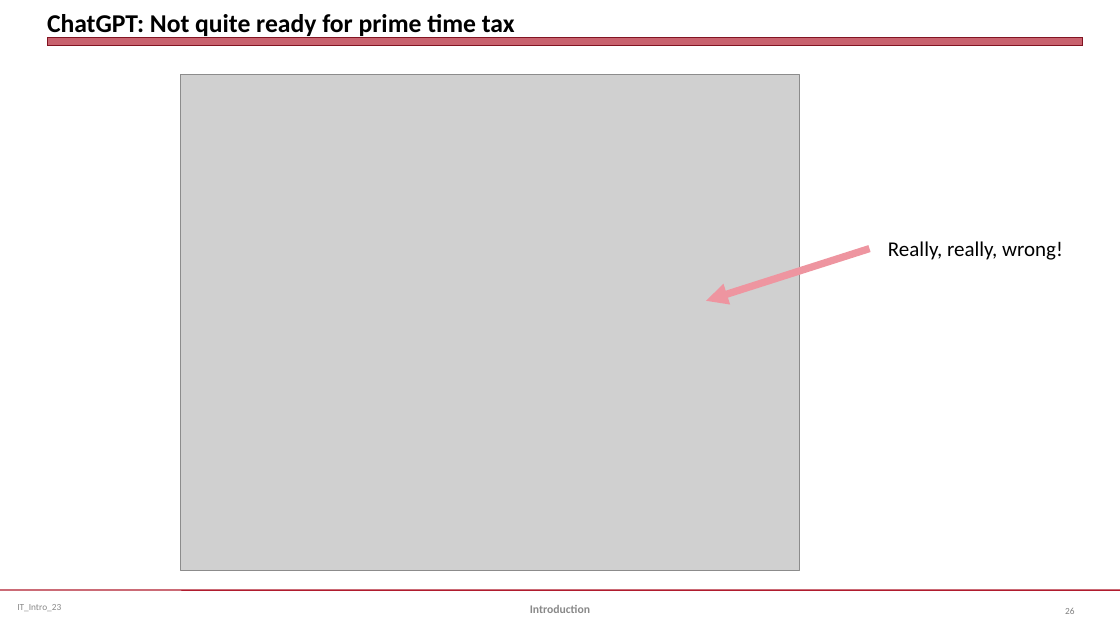
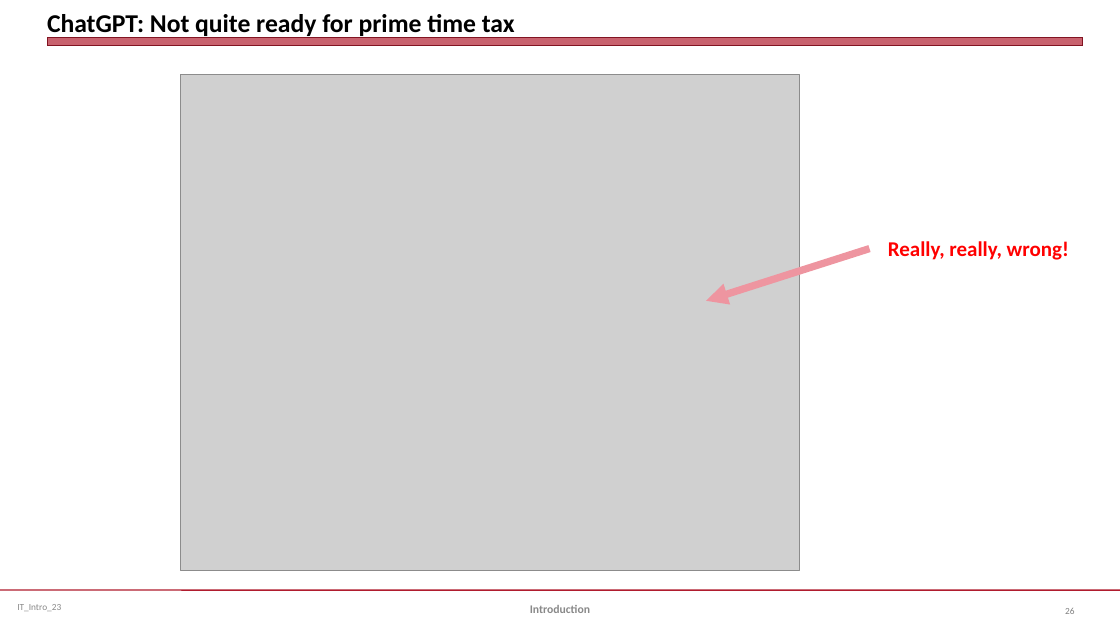
Before and after one commit to jmc877/International-Tax, a slide deck: slide 26 of slides/IT_Intro_23.pptx. Drawn at 1120x630 pixels with LibreOffice and Linux fonts; fonts in the diff are those of the drawing; grey boxes stand for pictures. Boxes give left, top, right and bottom in pixels: in the first picture for what was removed or moved away, otherwise in the second. Text is boxed around its words. In the diff, an @@ line names an element or a change of style, - is before the commit and + after.

```diff
--- a/slides/IT_Intro_23.pptx
+++ b/slides/IT_Intro_23.pptx
@@ text "Really, really, wrong!" at (888,241,1069,260): text colour #000000 to #FF0000, bold on @@
```
Also in this commit, not shown: 3 other slides changed, 2 other files.
